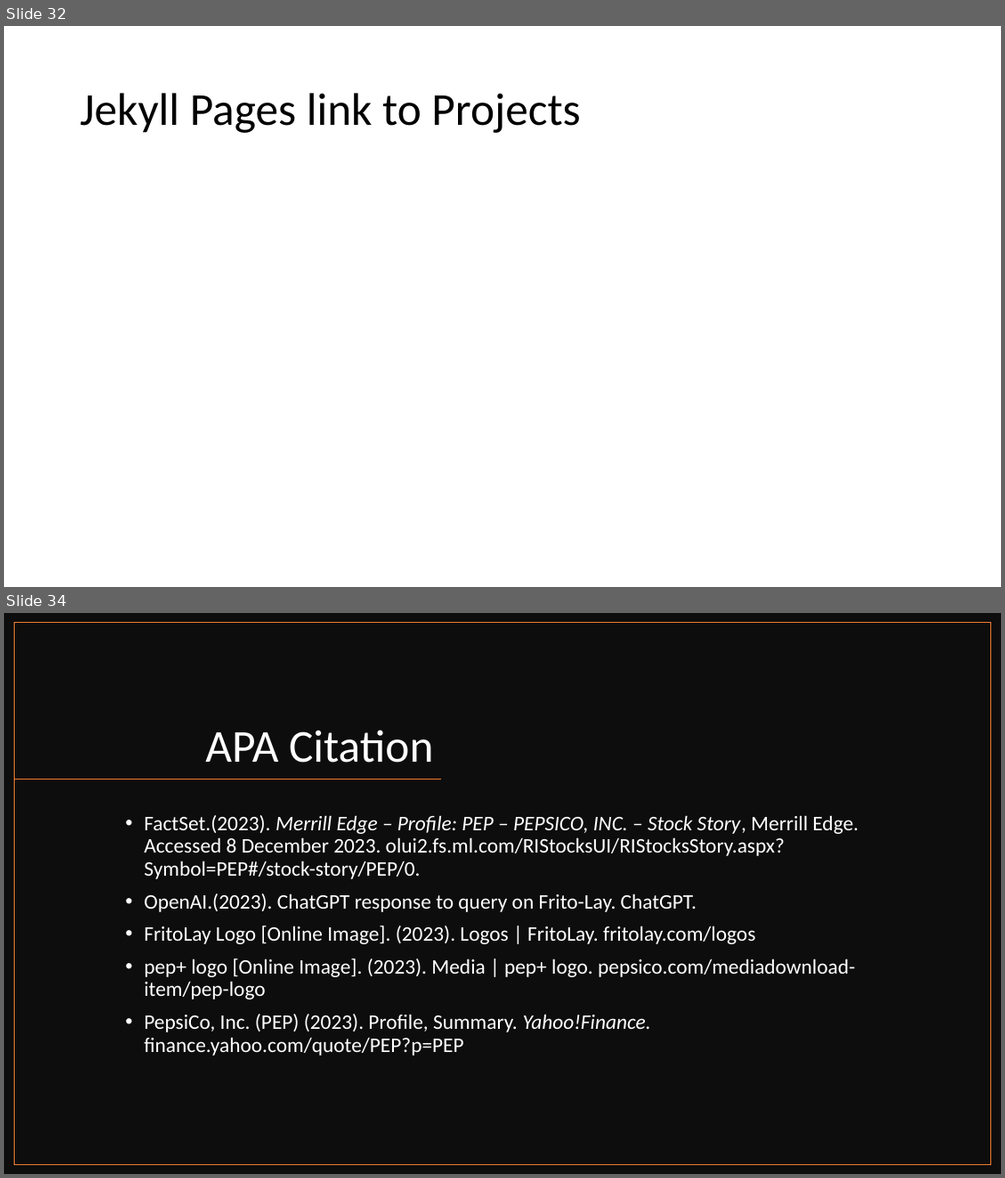
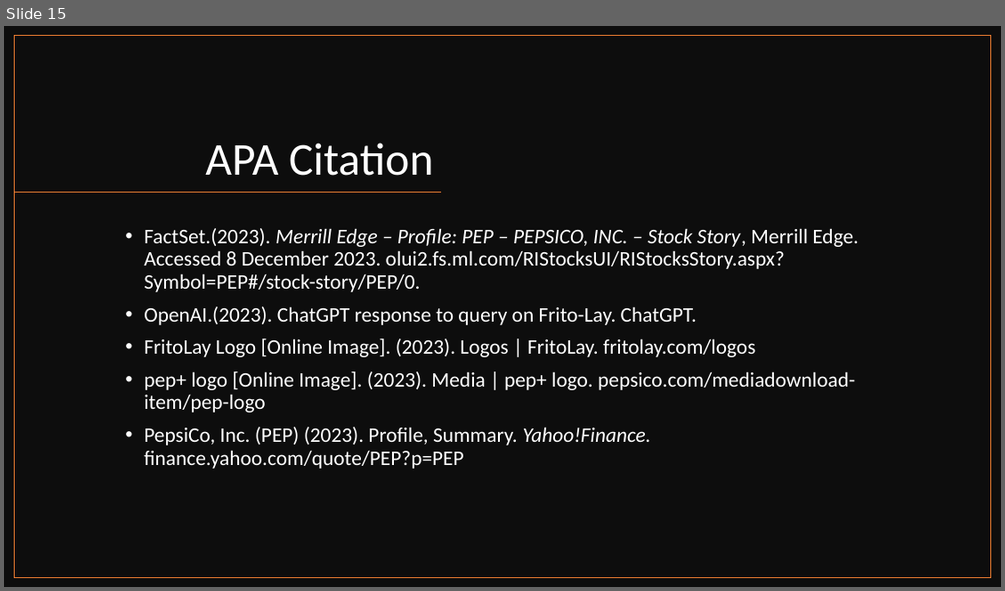
Before and after one commit to jjsmu/CaseStudy2DDS, a slide deck: Frito-Lay, Inc.pptx. Shown one above the other, each under a label of ours: slides 32 and 34 before the commit, slide 15 after it; the slides between them are not shown. The pictures are 1005x1178 and 1005x591 pixels, drawn with LibreOffice and Linux fonts; fonts in the diff are those of the drawing. Boxes give left, top, right and bottom in pixels: in the first picture for what was removed or moved away, otherwise in the second. Text is boxed around its words. In the diff, an @@ line names an element or a change of style, - is before the commit and + after.

```diff
--- a/Frito-Lay, Inc.pptx
+++ b/Frito-Lay, Inc.pptx
@@ slide 32 removed at box(4, 26, 1001, 587), background #FFFFFF @@
@@ title removed at box(80, 93, 580, 133) @@
-Jekyll Pages link to Projects
@@ what was slide 34 is now slide 15 @@
```
Also in this commit, not shown: 4 slides changed, 9 slides added, 27 other slides removed.
